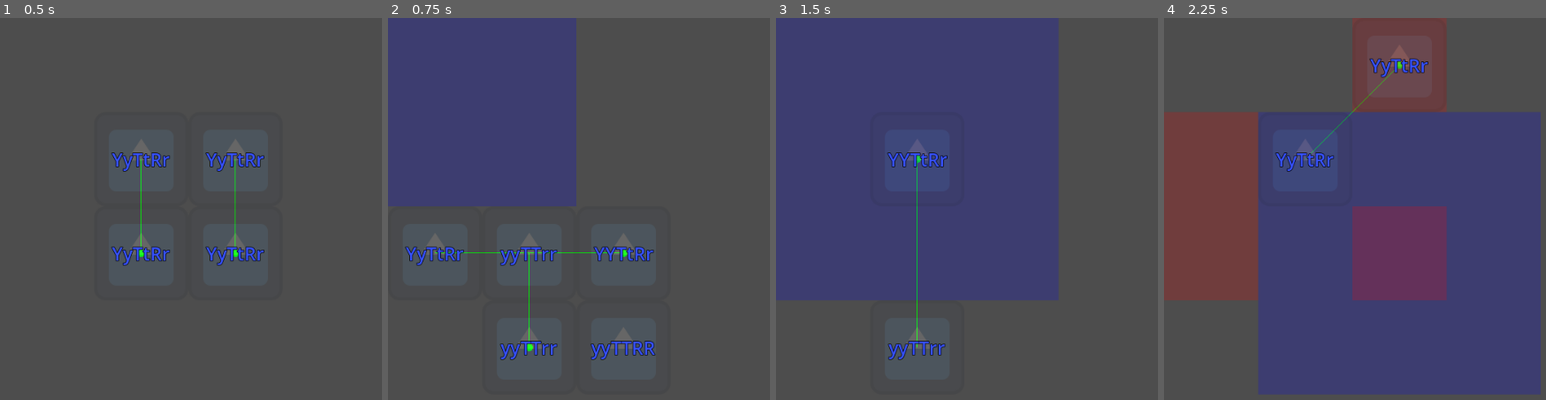
Above: before the commit, frames 1-4 (left to right).
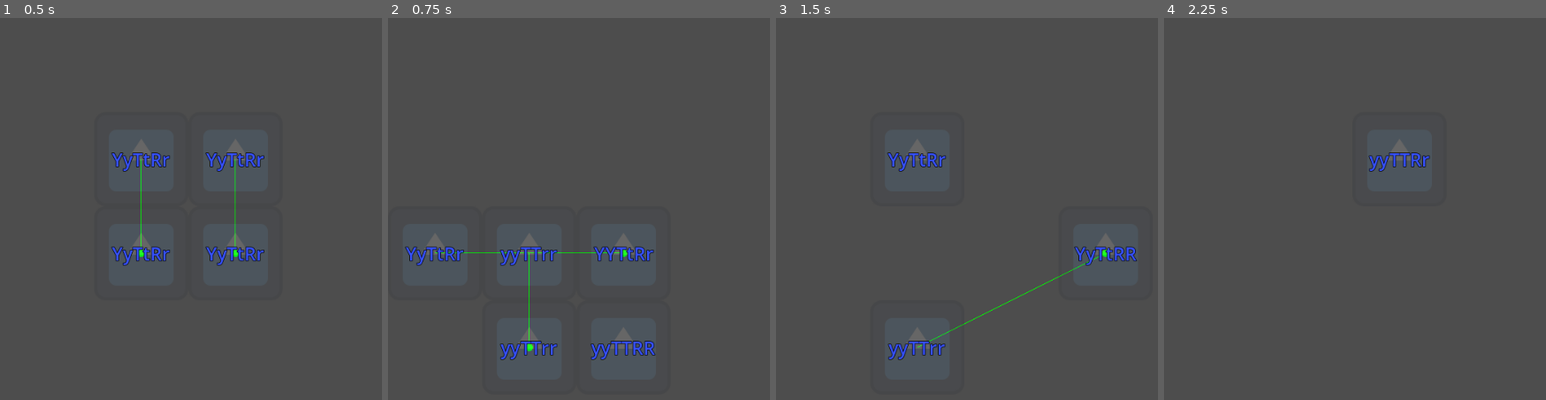
Above: after the commit, the same moments.

Repository: vincentwilliamrodriguez/Inheritopia
Game: Godot game, scene res://scenes/game.tscn
The game is run twice, just before and just after one commit, with the same random seed, the same clock (stepped at 60 frames per second) and the same inputs. The engine's default icon, where the game draws it, is replaced by a stand-in: a white triangle on a blue panel in a dark square.
Inputs:
- Up to frame 1 (0.5 s): no input
- Up to frame 2 (0.75 s): tap Enter at 0.5 s; tap N (next) at 0.6 s
- Up to frame 3 (1.5 s): tap Space at 1.25 s; tap N (next) at 1.35 s
- Up to frame 4 (2.25 s): tap Enter at 2 s; tap N (next) at 2.1 s

Frame 1 is identical in both runs. In frame 2, 24% of the frame differs, in the area x 0-50%, y 0-50%; in frame 3, 55%; in frame 4, 70%, in the area x 0-99%, y 0-99%.

Commit message:
Add system for updating pest-infested tiles

Diff:
--- a/scripts/Game.gd
+++ b/scripts/Game.gd
@@ -120,16 +120,16 @@
 
 	for event_name in g.events:
 		var event = g.events[event_name]
+		var is_position_based = (event_name in ["Storm", "Waterlogging", "Pest Invasion"])
 
 		if event.active_num > 0:
 			# Applying events
-			var is_position_based = (event_name in ["Storm", "Waterlogging", "Pest Invasion"])
 			var perished_sunflowers = []
 
 			for sunflower in sunflowers:
 				var is_plant_affected = ((event.affected_map >> sunflower.pos) & 1) == 1
 
-				if is_position_based and is_plant_affected:
+				if is_position_based and not is_plant_affected:
 					continue
 
 				var is_dominant = sunflower.genes[event.affected_trait] > 0
@@ -148,12 +148,17 @@
 
 			match event_name:
 				"Storm":
-					g.events["Waterlogging"].update_map()
+					g.events["Waterlogging"].spawn_waterlogged()
 					event.move_storm()
 					event.update_map()
 
 				"Pest Invasion":
-					event.update_map()
+					var white_sunflowers = 0b0
+					for sunflower in sunflowers:
+						if (sunflower.genes[0] == 0):	# if flower color is white
+							white_sunflowers |= (1 << sunflower.pos)
+
+					event.update_map(white_sunflowers)
 
 			event.active_num += 1
 
@@ -195,8 +200,12 @@
 				match event_name:
 					"Storm":
 						event.spawn_storm()
-						event.update_map()
-
+					"Pest Invasion":
+						event.spawn_pest()
+
+		# Reverting tiles affected too long to normal
+		if is_position_based:
+			event.remove_longest_affected()
 
 	for i in len(sunflowers) / 2:
 		breeding_orders.append([i, i + (len(sunflowers) / 2)])
--- a/scripts/g.gd
+++ b/scripts/g.gd
@@ -13,9 +13,9 @@
 				 ["tt", "tT", "Tt", "TT"],
 				 ["rr", "rR", "Rr", "RR"]]
 var events = {
-	"Storm": 			Storm.new(1, [0.90, 0.70], 1.00),
+	"Storm": 			Storm.new(1, [0.90, 0.70], 0.20, 4),
 	"Waterlogging": 	Waterlogging.new(2, [0.70, 0.50], 0.00, 2),
-	"Drought": 			Event.new(2, [0.50, 0.90], 0.00),
+	"Drought": 			Event.new(2, [0.50, 0.90], 0.25),
 	"Pest Invasion": 	Pest.new(0, [0.40, 0.40], 0.15, 2),
 	"Night": 			Event.new(1, [0.60, 0.90], 0.00),
 	"Fertility": 		Event.new(0, [1.00, 1.00], 0.05)
@@ -36,17 +36,18 @@
 		spawn_chance = inp_spawn
 		tile_lasts_for = inp_tile
 
-	func update_map():
-		if len(past_affected_map) > tile_lasts_for:
-			var longest_affected = affected_map
-			var recent_map =  past_affected_map.slice(-tile_lasts_for, len(past_affected_map))
+		for i in tile_lasts_for:
+			past_affected_map.append(0b0)
 
-			for map in recent_map:
-				longest_affected &= map
+	func remove_longest_affected():
+		var longest_affected = affected_map
 
-			affected_map ^= longest_affected	# removing longest affected tiles from the map
+		for map in past_affected_map:
+			longest_affected &= map
 
-		past_affected_map.append(affected_map)
+		affected_map ^= longest_affected	# removing longest affected tiles from the map
+		past_affected_map.pop_front()
+		past_affected_map.push_back(affected_map)
 
 class Storm:
 	extends Event
@@ -68,6 +69,8 @@
 			Vector2(1, 0):		eye_pos = Vector2(0, 1)
 			Vector2(1, 1):		eye_pos = Vector2(0, 0)
 
+		update_map()
+
 	func move_storm():
 		eye_pos += dir
 
@@ -85,20 +88,35 @@
 	extends Event
 	const FLOOD_CHANCE = 0.20
 
-	func update_map():
+	func spawn_waterlogged():
 		var storm_map = g.events["Storm"].affected_map
 
 		for i in 16:
-			if (((storm_map >> i) & 1) == 1) and (g.rng.randf() < FLOOD_CHANCE):
+			if g.is_true_in_map(storm_map, i) and (g.rng.randf() < FLOOD_CHANCE):
 				affected_map |= (1 << i)
-
-		super()
 
 class Pest:
 	extends Event
+	const PEST_CHANCE = 0.10
+	const PEST_CHANCE_WHITE = 0.02
 
-	func update_map():
-		super()
+	func spawn_pest():
+		var pest_pos = g.random_item([0, 3, 12, 15])
+		affected_map |= (1 << pest_pos)
+
+	func update_map(white_sunflowers):
+		var new_affected_map = affected_map
+
+		for i in 16:
+			if g.is_true_in_map(affected_map, i):
+				for neighbor in g.neighbors_lookup[i]:
+					var spread_chance = PEST_CHANCE_WHITE if g.is_true_in_map(white_sunflowers, i) else \
+										PEST_CHANCE
+
+					if (g.rng.randf() < spread_chance):
+						new_affected_map |= (1 << neighbor)
+
+		affected_map = new_affected_map
 
 func _ready():
 	# Initialize breed_lookup
@@ -141,6 +159,9 @@
 	return (x >= 0 and x < 4) and \
 		   (y >= 0 and y < 4)
 
+func is_true_in_map(map: int, i: int):
+	return (((map >> i) & 1) == 1)
+
 func monohybrid_cross(gene_1: int, gene_2: int):
 	var res = []
 
